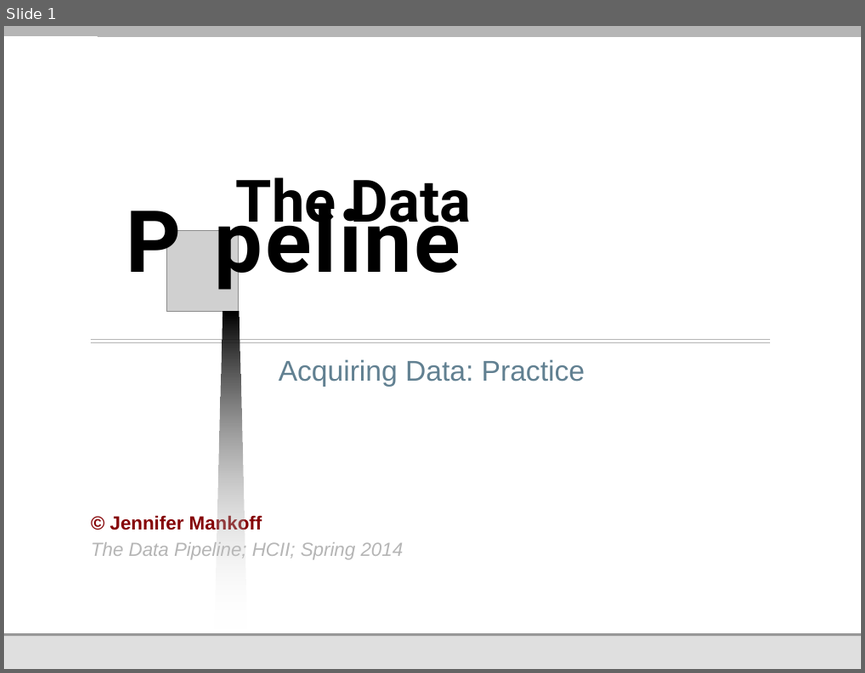
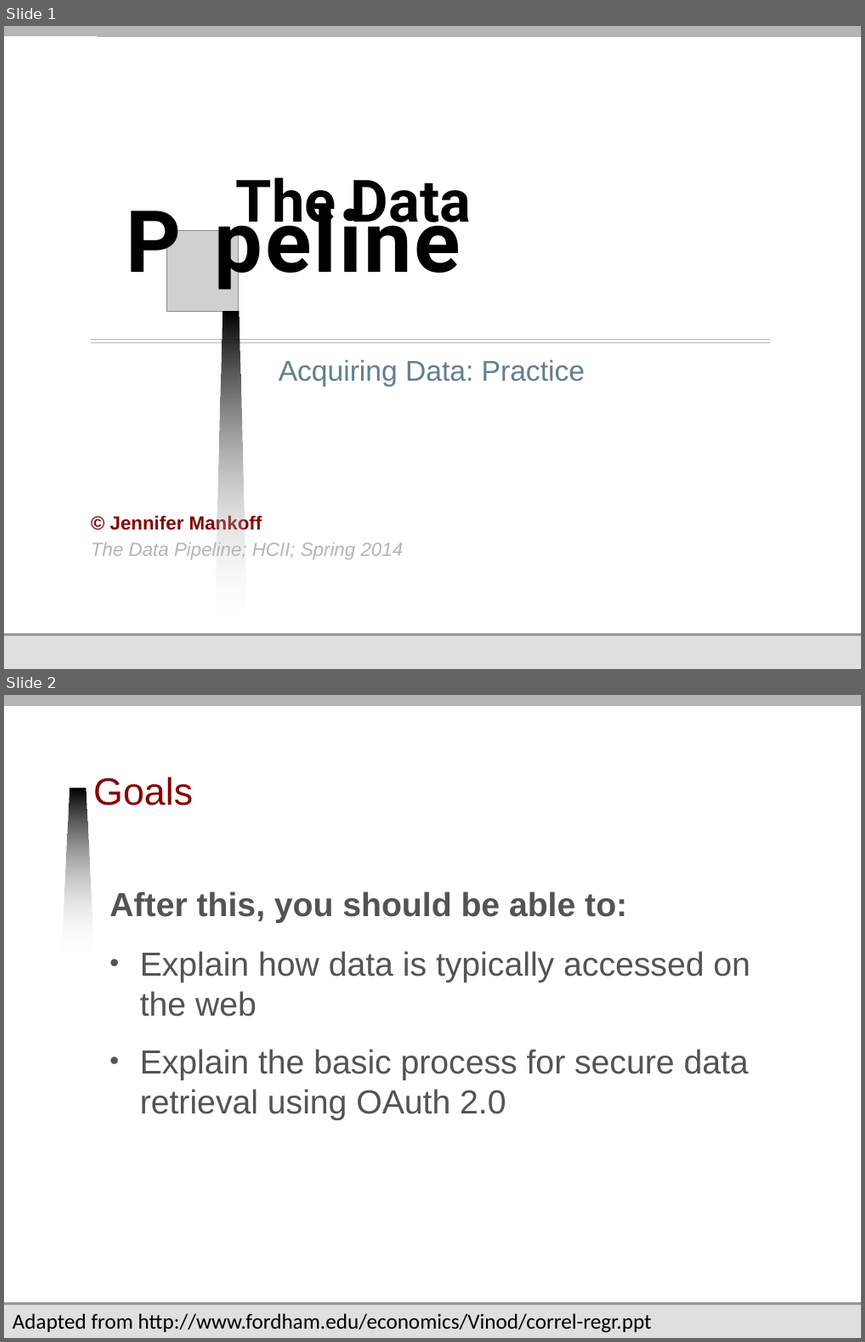
Before and after one commit to jmankoff/data, a slide deck: Lectures/4 Practical Access to Data.pptx. Shown one above the other, each under a label of ours: slide 1 before the commit, slides 1 and 2 after it. The pictures are 865x673 and 865x1342 pixels, drawn with LibreOffice and Linux fonts; fonts in the diff are those of the drawing; grey boxes stand for pictures; background and template pictures are left out. Boxes give left, top, right and bottom in pixels: in the first picture for what was removed or moved away, otherwise in the second. Text is boxed around its words. In the diff, an @@ line names an element or a change of style, - is before the commit and + after.

Commit message:
added goals slides to each slide deck
Also created new lecture 10 and 11.

```diff
--- a/Lectures/4 Practical Access to Data.pptx
+++ b/Lectures/4 Practical Access to Data.pptx
@@ slide 2 added at [4,695,861,1338], background #FFFFFF; not listed: 5 template elements that a slide beside it also shows @@
@@ freeform shape added at [62,788,94,955], fill gradient #000000 to #FFFFFF @@
@@ title added at [93,777,193,805], 32 pt, text #850205 @@
+Goals
@@ text added at [109,891,750,1120], 28 pt, text #535353 @@
+After this, you should be able to:
+• Explain how data is typically accessed on the web
+• Explain the basic process for secure data retrieval using OAuth 2.0
@@ text added at [12,1313,652,1333], 18 pt, text #000000 @@
+Adapted from http://www.fordham.edu/economics/Vinod/correl-regr.ppt
```
Also in this commit, not shown: 18 slides changed, 7 other files.
